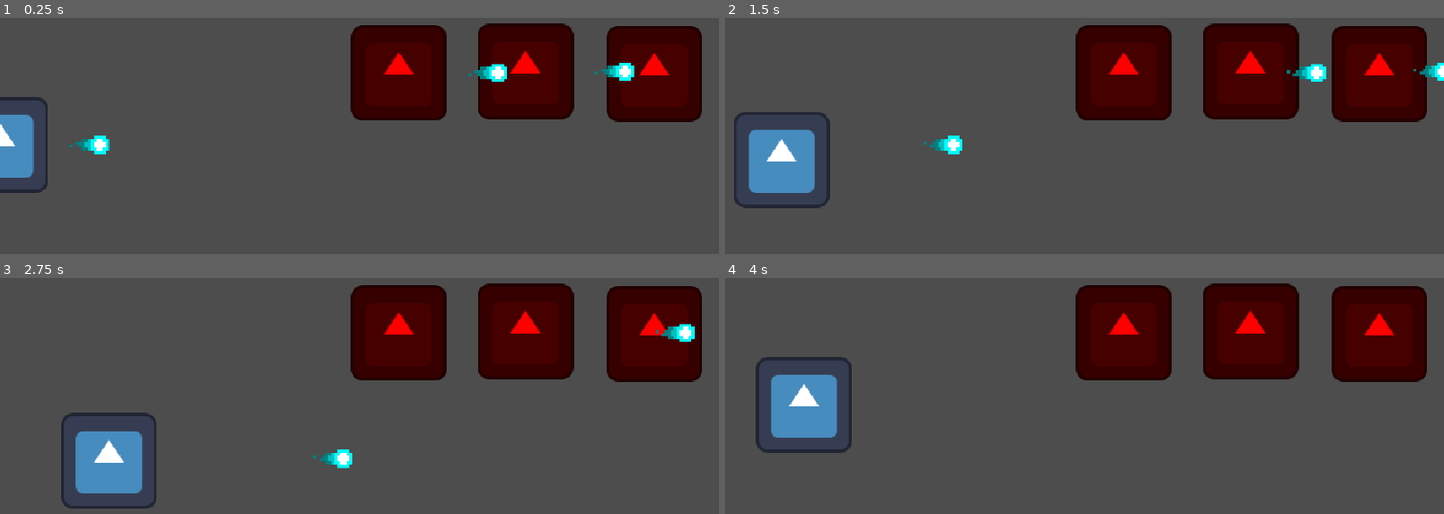
Above: before the commit, frames 1-4 (two rows, left to right).
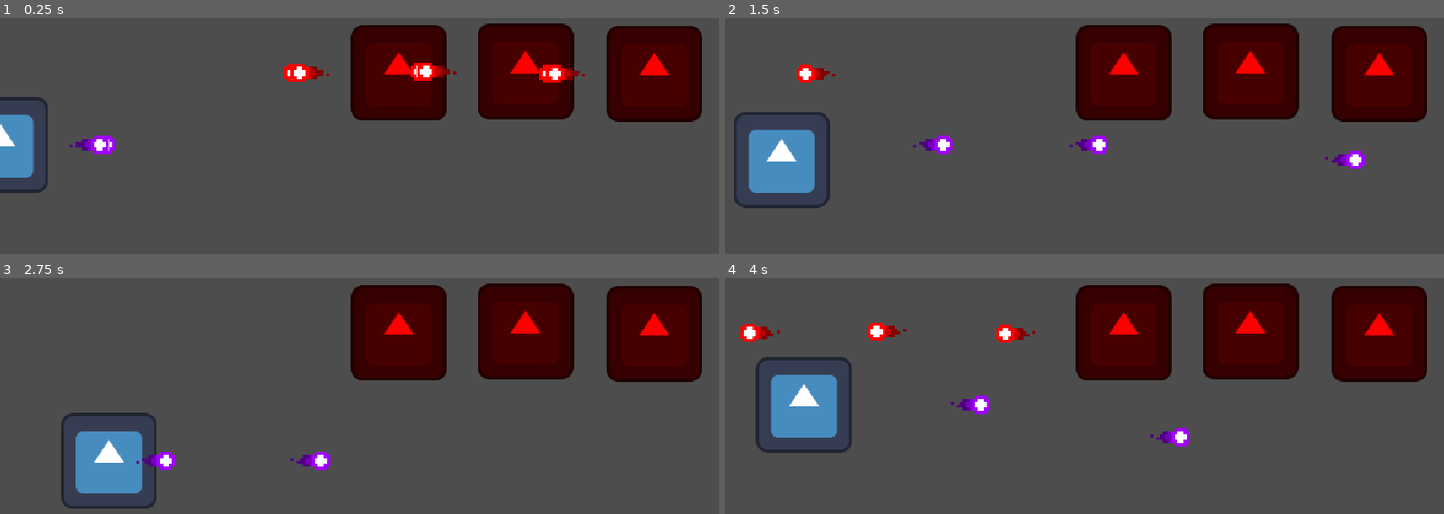
Above: after the commit, the same moments.

Repository: aomushi0710/shooting_game
Game: Godot game, scene res://stage.tscn
Two runs of this game, one before a commit and one after it. Both use one fixed random seed, a clock stepped at 60 frames per second and the inputs below. The project has no main scene, so this scene is started directly. The engine's default icon, where the game draws it, is replaced by a stand-in: a white triangle on a blue panel in a dark square.
Inputs:
- Up to frame 1 (0.25 s): no input
- Up to frame 2 (1.5 s): hold Right (move_right) 0.53-1.28 s; hold Down (move_down) from 1.28 s (still down)
- Up to frame 3 (2.75 s): release Down (move_down) at 2.03 s; hold Right (move_right) from 2.03 s (still down)
- Up to frame 4 (4 s): release Right (move_right) at 2.78 s; hold Up (move_up) 2.78-3.53 s; hold Left (move_left) from 3.53 s (still down)

The runs differ from the first frame. In frame 1, 1.8% of the frame differs, in the area x 9-89%, y 19-58%; in frame 2, 1.6%; in frame 3, 1.0%; in frame 4, 1.3%.

Commit message:
local_to_sceneによって発生していた循環参照エラーを修正

Diff:
--- a/bullet/bullet.gd
+++ b/bullet/bullet.gd
@@ -7,46 +7,31 @@
 const MOVE_SPEED_SCALE := 10
 const MAX_POINT := 100 ## 割り振り可能な合計ポイント数
 
-enum ParamID { ## パラメータの一覧とそのID
-	NONE = -1,
-	# 以下、基礎パラメータ
-	HP, ## 体力
-	DAMAGE, ## 攻撃力
-	MOVE_SPEED, ## 移動速度
-	PENETRATION, ## 貫通力
-	BULLET_SPEED, ## 弾速
-	FIRE_RATE, ## 連射力
-	LIFE_TIME, ## 持続時間
-	# 以下、固有パラメータ
-	PELLET_COUNT = 100, ## 散弾数(ショットガン専用)
-	EXPLOSION_RADIUS, ## 爆発半径(ミサイル専用)
-	HOMING_STRENGTH, ## 追尾力(ホーミング専用)
-	LASER_WIDTH, ## レーザー幅(レーザー専用)
-}
-
 var hp: int:
-	get: return get_param_value(ParamID.HP)
+	get: return get_param_value(ParamID.ID.HP)
 var damage: int:
-	get: return get_param_value(ParamID.DAMAGE)
+	get: return get_param_value(ParamID.ID.DAMAGE)
 var move_speed: int:
-	get: return get_param_value(ParamID.MOVE_SPEED)
+	get: return get_param_value(ParamID.ID.MOVE_SPEED)
 var penetration: int:
-	get: return get_param_value(ParamID.PENETRATION)
+	get: return get_param_value(ParamID.ID.PENETRATION)
 var bullet_speed: int:
-	get: return get_param_value(ParamID.BULLET_SPEED)
+	get: return get_param_value(ParamID.ID.BULLET_SPEED)
 var fire_rate: float:
-	get: return get_param_value(ParamID.FIRE_RATE)
+	get: return get_param_value(ParamID.ID.FIRE_RATE)
 var life_time: float:
-	get: return get_param_value(ParamID.LIFE_TIME)
+	get: return get_param_value(ParamID.ID.LIFE_TIME)
 
 ## 敵を貫通できる残り回数。この値が0の状態で弾が衝突すると弾が消滅する。
 var penetration_count: int
+var base_direction := Vector2.RIGHT ## 弾を発射する方向
+var is_duplicated := false ## 弾が複製されたものであるかどうかのフラグ
 
 @export var parameters: Array[BulletParameter]
 
-## [enum ParamID]を指定して、該当するパラメータが存在していればその
+## [enum ParamID.ID]を指定して、該当するパラメータが存在していればその
 ##[BulletParametr]を返し、そうでなければ[code]null[/code]を返す関数。
-func get_param(id: Bullet.ParamID) -> BulletParameter:
+func get_param(id: ParamID.ID) -> BulletParameter:
 	var param_ids := parameters.map(func(p: BulletParameter): return p.id)
 	var index := param_ids.find(id)
 
@@ -56,10 +41,10 @@
 	else:
 		return parameters[index]
 
-## [enum ParamID]を指定して、該当するパラメータが存在していればその
+## [enum ParamID.ID]を指定して、該当するパラメータが存在していればその
 ##[b][BulletParametr]の[member BulletParameter.value]を返し[/b]、
 ##[BulletParameter]が存在していなければ[code]null[/code]を返す関数。
-func get_param_value(id: Bullet.ParamID) -> Variant:
+func get_param_value(id: ParamID.ID) -> Variant:
 	var param := get_param(id)
 
 	if param == null:
@@ -114,7 +99,6 @@
 	_update_connections()
 	if not Engine.is_editor_hint():
 		penetration_count = penetration
-		get_tree().create_timer(life_time).timeout.connect(queue_free)
 
 ## 各パラメータに振り分けられるポイント数についてインスペクタ上に表示する関数
 func _get_property_list() -> Array:
--- /dev/null
+++ b/bullet/enemy/enemy_machinegun.gd
@@ -0,0 +1,10 @@
+@tool
+extends BulletMachinegun
+
+func _ready() -> void:
+	super()
+	base_direction = Vector2.LEFT
+
+## 敵の弾ノードはポイント数上限を無視するため、この関数を無効化
+func _on_param_changed(param: BulletParameter):
+	pass
--- /dev/null
+++ b/bullet/enemy/enemy_machinegun.tscn
@@ -0,0 +1,13 @@
+[gd_scene load_steps=3 format=3 uid="uid://dcf6cqourjx3i"]
+
+[ext_resource type="Script" uid="uid://dne3lbdveo3f1" path="res://bullet/enemy/enemy_machinegun.gd" id="1_874im"]
+[ext_resource type="PackedScene" uid="uid://d3sse6ayqeywm" path="res://bullet/machinegun.tscn" id="1_b2ui8"]
+
+[node name="machinegun" instance=ExtResource("1_b2ui8")]
+rotation = 3.14159
+script = ExtResource("1_874im")
+bullet_color = Color(1, 0, 0, 1)
+
+[node name="Color" parent="." index="1"]
+modulate = Color(1, 0, 0, 1)
+frame_progress = 0.815173
--- a/machinegun.gd
+++ b/bullet/machinegun.gd
@@ -19,7 +19,7 @@
 	if Engine.is_editor_hint():
 		return
 
-	velocity = Vector2.RIGHT * bullet_speed * BULLET_SPEED_SCALE
+	velocity = base_direction * bullet_speed * BULLET_SPEED_SCALE
 
 	if move_and_slide():
 		_handle_collision()
@@ -31,10 +31,10 @@
 	var collider := collision.get_collider() ## 衝突した当たり判定を持つ親ノード
 	add_collision_exception_with(collider) # 一度衝突した相手は無視する
 
-	if collider is Player:
+	if collider.get_collision_layer_value(Global.Layer.PLAYER):
 		collider.take_damage(damage, false)
 
-	elif collider is CharacterBase:
+	elif collider.get_collision_layer_value(Global.Layer.ENEMY):
 		collider.take_damage(damage)
 
 	if penetration_count == 0:
--- /dev/null
+++ b/bullet/machinegun.tscn
@@ -0,0 +1,52 @@
+[gd_scene load_steps=15 format=3 uid="uid://d3sse6ayqeywm"]
+
+[ext_resource type="Script" uid="uid://bhlhouvc2jqp1" path="res://bullet/machinegun.gd" id="1_hal3y"]
+[ext_resource type="Script" uid="uid://dgopjxmdwd2pi" path="res://bullet_parameter/bullet_parameter.gd" id="2_ssy16"]
+[ext_resource type="Resource" uid="uid://c3fybqqjmvowk" path="res://bullet_parameter/param1.tres" id="3_hal3y"]
+[ext_resource type="Resource" uid="uid://rpxkdftgglow" path="res://bullet_parameter/param2.tres" id="4_ssy16"]
+[ext_resource type="Resource" uid="uid://dl15urdmqbjr2" path="res://bullet_parameter/param3.tres" id="5_70nec"]
+[ext_resource type="Resource" uid="uid://ck6svjf2qjvrx" path="res://bullet_parameter/param4.tres" id="6_ch6cc"]
+[ext_resource type="Resource" uid="uid://b0ohxofhgcre2" path="res://bullet_parameter/param5.tres" id="7_kwvd7"]
+[ext_resource type="Resource" uid="uid://t0j6uwo6pcse" path="res://bullet_parameter/param6.tres" id="8_m4uo8"]
+[ext_resource type="Resource" uid="uid://bo2f56pqllmuw" path="res://bullet_parameter/param7.tres" id="9_lgmuo"]
+[ext_resource type="Texture2D" uid="uid://cvciffcvq2h8e" path="res://image/machinegun_color1.png" id="10_364wv"]
+[ext_resource type="Texture2D" uid="uid://5sp8vvwhawk2" path="res://image/machinegun_color2.png" id="11_sjsj3"]
+[ext_resource type="Texture2D" uid="uid://cindk2uyyumrs" path="res://image/nachinegun_base.png" id="12_2q54i"]
+
+[sub_resource type="CircleShape2D" id="CircleShape2D_qdvth"]
+radius = 29.0
+
+[sub_resource type="SpriteFrames" id="SpriteFrames_0cgdj"]
+animations = [{
+"frames": [{
+"duration": 1.0,
+"texture": ExtResource("10_364wv")
+}, {
+"duration": 1.0,
+"texture": ExtResource("11_sjsj3")
+}],
+"loop": true,
+"name": &"default",
+"speed": 5.0
+}]
+
+[node name="machinegun" type="CharacterBody2D"]
+scale = Vector2(0.5, 0.5)
+collision_layer = 8
+collision_mask = 6
+velocity = Vector2(1, 0)
+script = ExtResource("1_hal3y")
+bullet_color = Color(0, 1, 1, 1)
+parameters = Array[ExtResource("2_ssy16")]([ExtResource("3_hal3y"), ExtResource("4_ssy16"), ExtResource("5_70nec"), ExtResource("6_ch6cc"), ExtResource("7_kwvd7"), ExtResource("8_m4uo8"), ExtResource("9_lgmuo")])
+
+[node name="CollisionShape2D" type="CollisionShape2D" parent="."]
+position = Vector2(32, 0)
+shape = SubResource("CircleShape2D_qdvth")
+
+[node name="Color" type="AnimatedSprite2D" parent="."]
+modulate = Color(0, 1, 1, 1)
+sprite_frames = SubResource("SpriteFrames_0cgdj")
+frame_progress = 0.556374
+
+[node name="Base" type="Sprite2D" parent="."]
+texture = ExtResource("12_2q54i")
--- a/bullet_parameter/bullet_parameter.gd
+++ b/bullet_parameter/bullet_parameter.gd
@@ -12,7 +12,7 @@
 const PASSWORD = "doichulab"
 
 ## 内部で対応する変数を一意に識別するためのid。
-@export var id: Bullet.ParamID = Bullet.ParamID.NONE
+@export var id: ParamID.ID = ParamID.ID.NONE
 
 ## プレイヤーが編集可能な変数名。
 @export var name: String:
--- a/bullet_parameter/param2.tres
+++ b/bullet_parameter/param2.tres
@@ -10,8 +10,8 @@
 script = ExtResource("1_tqk03")
 id = 1
 name = "damage"
-value = 10.0
-min_value = null
+value = 30.0
+min_value = 0.0
 type = 2
 use_point = true
 point_per_val = 1
--- a/bullet_parameter/param3.tres
+++ b/bullet_parameter/param3.tres
@@ -11,7 +11,7 @@
 id = 2
 name = "move_speed"
 value = 10.0
-min_value = null
+min_value = 0.0
 type = 2
 use_point = true
 point_per_val = 1
--- a/bullet_parameter/param4.tres
+++ b/bullet_parameter/param4.tres
@@ -10,7 +10,7 @@
 script = ExtResource("1_0i4t2")
 id = 3
 name = "penetration"
-value = 2.0
+value = 1.0
 min_value = 0.0
 type = 2
 use_point = true
--- a/bullet_parameter/param6.tres
+++ b/bullet_parameter/param6.tres
@@ -11,7 +11,7 @@
 id = 5
 name = "fire_rate"
 value = 1.0
-min_value = null
+min_value = 0.0
 type = 3
 use_point = false
 point_per_val = 1
--- a/bullet_parameter/param7.tres
+++ b/bullet_parameter/param7.tres
@@ -11,7 +11,7 @@
 id = 6
 name = "life_time"
 value = 1.0
-min_value = null
+min_value = 0.0
 type = 3
 use_point = false
 point_per_val = 1
--- a/character_base.gd
+++ b/character_base.gd
@@ -37,16 +37,19 @@
 @export_flags_2d_physics var bullet_mask: int
 
 @export_category("Bullet")
-@export var bullet_scene = Global.MACHINEGUN ## 発射される弾のシーン
+@export var bullet: CharacterBody2D  ## 発射される弾のノード
 
-var bullet: Bullet ## シーンツリーには追加されず、プロパティの参照先となるだけの弾
 var can_shoot: bool = true ## 弾が発射可能かどうかのフラグ
 
 var hp: int = 10 ## キャラクターのHPの現在値。0になると機能を停止する。
 
 func _ready() -> void:
-	bullet = _create_bullet_instance(bullet_scene)
 	hp = bullet.hp
+
+	# 同じBullet型のインスタンスを敵味方問わず使い回せるように、
+	# 弾のレイヤーとマスクは発射したキャラクター側で指定する。
+	bullet.collision_layer = bullet_layer
+	bullet.collision_mask = bullet_mask
 
 ## 弾が発射可能になった時、[code]shoot()[/code]関数を呼び、弾を発射する関数。
 func _physics_process(delta: float) -> void:
@@ -60,34 +63,18 @@
 func _shoot() -> void:
 	can_shoot = false
 
-	var instance := _create_bullet_instance(bullet_scene)
-	if instance == null:
+	if bullet == null:
 		return
 
-	# 同じBullet型のインスタンスを敵味方問わず使い回せるように、
-	# 弾のレイヤーとマスクは発射したキャラクター側で指定する。
-	instance.collision_layer = bullet_layer
-	instance.collision_mask = bullet_mask
-	instance.global_position = global_position
-	get_parent().add_child(instance)
-	await get_tree().create_timer(instance.fire_rate).timeout
+	var shot := bullet.duplicate() ## 複製されて実際に発射する弾のノード
+	var tween := shot.create_tween() ## 弾の生存時間を過ぎると削除する[Tween]
+	tween.tween_interval(shot.life_time)
+	tween.tween_callback(shot.queue_free)
+	shot.global_position = global_position
+	get_parent().add_child(shot)
+
+	await get_tree().create_timer(shot.fire_rate).timeout
 	can_shoot = true
-
-## [member CharacterBase.bullet_scene]が存在しなかった場合や、
-##Bullet型でなかった場合は[code]null[/code]を返し、
-##そうでなければ複製された[Bullet]を返す関数。
-func _create_bullet_instance(scene: PackedScene) -> Bullet:
-	if scene == null:
-		printerr("bullet_sceneが未設定です。")
-		return null
-
-	var instance := scene.instantiate()
-	if not instance is Bullet:
-		printerr("引数に設定されているシーンがBulletクラスではありません。")
-		instance.queue_free()
-		return null
-
-	return instance as Bullet
 
 ## ダメージを受けた時に呼ばれる関数。[br]
 ## [param amount]:受けたダメージ数。[br]
--- a/enemy.gd
+++ b/enemy.gd
@@ -3,4 +3,4 @@
 class_name Enemy
 
 func _ready() -> void:
-	hp = 100
+	super()
--- a/enemy.tscn
+++ b/enemy.tscn
@@ -1,18 +1,126 @@
-[gd_scene load_steps=4 format=3 uid="uid://byhlge6g4u1yx"]
+[gd_scene load_steps=13 format=3 uid="uid://byhlge6g4u1yx"]
 
 [ext_resource type="Script" uid="uid://d2l8tntv3s3gp" path="res://enemy.gd" id="1_4gyqm"]
 [ext_resource type="Texture2D" uid="uid://h6mqo4ognvvq" path="res://icon.svg" id="1_7k104"]
+[ext_resource type="PackedScene" uid="uid://dcf6cqourjx3i" path="res://bullet/enemy/enemy_machinegun.tscn" id="2_qi2p4"]
+[ext_resource type="Script" uid="uid://dgopjxmdwd2pi" path="res://bullet_parameter/bullet_parameter.gd" id="4_iifgy"]
 
 [sub_resource type="RectangleShape2D" id="RectangleShape2D_4gyqm"]
 size = Vector2(128, 128)
 
-[node name="Enemy" type="CharacterBody2D"]
+[sub_resource type="Resource" id="Resource_yxs7v"]
+Resource = null
+resource_path = "res://enemy.tscn::Resource_yxs7v"
+resource_name = "hp"
+resource_scene_unique_id = "Resource_yxs7v"
+script = ExtResource("4_iifgy")
+id = 0
+name = "hp"
+value = 100.0
+min_value = 0.0
+type = 2
+use_point = true
+point_per_val = 1
+metadata/_custom_type_script = "uid://dgopjxmdwd2pi"
+
+[sub_resource type="Resource" id="Resource_b2ui8"]
+Resource = null
+resource_path = "res://enemy.tscn::Resource_b2ui8"
+resource_name = "damage"
+resource_scene_unique_id = "Resource_b2ui8"
+script = ExtResource("4_iifgy")
+id = 1
+name = "damage"
+value = 10.0
+min_value = 0.0
+type = 2
+use_point = true
+point_per_val = 1
+metadata/_custom_type_script = "uid://dgopjxmdwd2pi"
+
+[sub_resource type="Resource" id="Resource_5imay"]
+Resource = null
+resource_path = "res://enemy.tscn::Resource_5imay"
+resource_name = "move_speed"
+resource_scene_unique_id = "Resource_5imay"
+script = ExtResource("4_iifgy")
+id = 2
+name = "move_speed"
+value = 10.0
+min_value = 0.0
+type = 2
+use_point = true
+point_per_val = 1
+metadata/_custom_type_script = "uid://dgopjxmdwd2pi"
+
+[sub_resource type="Resource" id="Resource_5xrss"]
+Resource = null
+resource_path = "res://enemy.tscn::Resource_5xrss"
+resource_name = "penetration"
+resource_scene_unique_id = "Resource_5xrss"
+script = ExtResource("4_iifgy")
+id = 3
+name = "penetration"
+value = 0.0
+min_value = 0.0
+type = 2
+use_point = true
+point_per_val = 10
+metadata/_custom_type_script = "uid://dgopjxmdwd2pi"
+
+[sub_resource type="Resource" id="Resource_5qqlh"]
+Resource = null
+resource_path = "res://enemy.tscn::Resource_5qqlh"
+resource_name = "bullet_speed"
+resource_scene_unique_id = "Resource_5qqlh"
+script = ExtResource("4_iifgy")
+id = 4
+name = "bullet_speed"
+value = 50.0
+min_value = 0.0
+type = 2
+use_point = true
+point_per_val = 1
+metadata/_custom_type_script = "uid://dgopjxmdwd2pi"
+
+[sub_resource type="Resource" id="Resource_gvupl"]
+Resource = null
+resource_path = "res://enemy.tscn::Resource_gvupl"
+resource_name = "fire_rate"
+resource_scene_unique_id = "Resource_gvupl"
+script = ExtResource("4_iifgy")
+id = 5
+name = "fire_rate"
+value = 3.0
+min_value = 0.0
+type = 3
+use_point = false
+point_per_val = 1
+metadata/_custom_type_script = "uid://dgopjxmdwd2pi"
+
+[sub_resource type="Resource" id="Resource_ehvju"]
+Resource = null
+resource_path = "res://enemy.tscn::Resource_ehvju"
+resource_name = "life_time"
+resource_scene_unique_id = "Resource_ehvju"
+script = ExtResource("4_iifgy")
+id = 6
+name = "life_time"
+value = 1.0
+min_value = 0.0
+type = 3
+use_point = false
+point_per_val = 1
+metadata/_custom_type_script = "uid://dgopjxmdwd2pi"
+
+[node name="Enemy" type="CharacterBody2D" node_paths=PackedStringArray("bullet")]
 collision_layer = 2
 collision_mask = 13
 script = ExtResource("1_4gyqm")
 character_type = 2
 bullet_layer = 16
 bullet_mask = 5
+bullet = NodePath("machinegun")
 
 [node name="CollisionShape2D" type="CollisionShape2D" parent="."]
 shape = SubResource("RectangleShape2D_4gyqm")
@@ -20,3 +128,8 @@
 [node name="Sprite2D" type="Sprite2D" parent="."]
 self_modulate = Color(1, 0, 0, 1)
 texture = ExtResource("1_7k104")
+
+[node name="machinegun" parent="." instance=ExtResource("2_qi2p4")]
+collision_layer = 16
+collision_mask = 5
+parameters = Array[ExtResource("4_iifgy")]([SubResource("Resource_yxs7v"), SubResource("Resource_b2ui8"), SubResource("Resource_5imay"), SubResource("Resource_5xrss"), SubResource("Resource_5qqlh"), SubResource("Resource_gvupl"), SubResource("Resource_ehvju")])
--- a/global.gd
+++ b/global.gd
@@ -1,5 +1,11 @@
 extends Node
 
-const MACHINEGUN = preload("res://machinegun.tscn")
+const DAMAGE_LABEL = preload("res://damage_label.tscn")
 
-const DAMAGE_LABEL = preload("res://damage_label.tscn")
+enum Layer { ## プロジェクトに設定している物理レイヤーの名前に対応する番号
+	PLAYER = 1,
+	ENEMY,
+	TERRAIN,
+	PLAYER_BULLET,
+	ENEMY_BULLET,
+}
--- a/machinegun.tscn
+++ /dev/null
@@ -1,52 +0,0 @@
-[gd_scene load_steps=15 format=3 uid="uid://d3sse6ayqeywm"]
-
-[ext_resource type="Script" uid="uid://bhlhouvc2jqp1" path="res://machinegun.gd" id="1_64mnv"]
-[ext_resource type="Texture2D" uid="uid://cvciffcvq2h8e" path="res://image/machinegun_color1.png" id="1_ctj8m"]
-[ext_resource type="Texture2D" uid="uid://5sp8vvwhawk2" path="res://image/machinegun_color2.png" id="2_64mnv"]
-[ext_resource type="Script" uid="uid://dgopjxmdwd2pi" path="res://bullet_parameter/bullet_parameter.gd" id="2_bgqjf"]
-[ext_resource type="Texture2D" uid="uid://cindk2uyyumrs" path="res://image/nachinegun_base.png" id="3_bgqjf"]
-[ext_resource type="Resource" uid="uid://c3fybqqjmvowk" path="res://bullet_parameter/param1.tres" id="3_qdvth"]
-[ext_resource type="Resource" uid="uid://rpxkdftgglow" path="res://bullet_parameter/param2.tres" id="4_ahn2f"]
-[ext_resource type="Resource" uid="uid://dl15urdmqbjr2" path="res://bullet_parameter/param3.tres" id="5_j4fgo"]
-[ext_resource type="Resource" uid="uid://ck6svjf2qjvrx" path="res://bullet_parameter/param4.tres" id="6_msd5h"]
-[ext_resource type="Resource" uid="uid://b0ohxofhgcre2" path="res://bullet_parameter/param5.tres" id="7_gqhyc"]
-[ext_resource type="Resource" uid="uid://t0j6uwo6pcse" path="res://bullet_parameter/param6.tres" id="8_x51fq"]
-[ext_resource type="Resource" uid="uid://bo2f56pqllmuw" path="res://bullet_parameter/param7.tres" id="9_hfhwx"]
-
-[sub_resource type="CircleShape2D" id="CircleShape2D_qdvth"]
-radius = 29.0
-
-[sub_resource type="SpriteFrames" id="SpriteFrames_0cgdj"]
-animations = [{
-"frames": [{
-"duration": 1.0,
-"texture": ExtResource("1_ctj8m")
-}, {
-"duration": 1.0,
-"texture": ExtResource("2_64mnv")
-}],
-"loop": true,
-"name": &"default",
-"speed": 5.0
-}]
-
-[node name="machinegun" type="CharacterBody2D"]
-scale = Vector2(0.5, 0.5)
-collision_layer = 8
-collision_mask = 6
-velocity = Vector2(1, 0)
-script = ExtResource("1_64mnv")
-bullet_color = Color(0, 1, 1, 1)
-parameters = Array[ExtResource("2_bgqjf")]([ExtResource("3_qdvth"), ExtResource("4_ahn2f"), ExtResource("5_j4fgo"), ExtResource("6_msd5h"), ExtResource("7_gqhyc"), ExtResource("8_x51fq"), ExtResource("9_hfhwx")])
-
-[node name="CollisionShape2D" type="CollisionShape2D" parent="."]
-position = Vector2(32, 0)
-shape = SubResource("CircleShape2D_qdvth")
-
-[node name="Color" type="AnimatedSprite2D" parent="."]
-modulate = Color(0, 1, 1, 1)
-sprite_frames = SubResource("SpriteFrames_0cgdj")
-frame_progress = 0.389225
-
-[node name="Base" type="Sprite2D" parent="."]
-texture = ExtResource("3_bgqjf")
--- /dev/null
+++ b/param_id.gd
@@ -0,0 +1,19 @@
+extends RefCounted
+class_name ParamID
+
+enum ID { ## パラメータの一覧とそのID
+	NONE = -1,
+	# 以下、基礎パラメータ
+	HP, ## 体力
+	DAMAGE, ## 攻撃力
+	MOVE_SPEED, ## 移動速度
+	PENETRATION, ## 貫通力
+	BULLET_SPEED, ## 弾速
+	FIRE_RATE, ## 連射力
+	LIFE_TIME, ## 持続時間
+	# 以下、固有パラメータ
+	PELLET_COUNT = 100, ## 散弾数(ショットガン専用)
+	EXPLOSION_RADIUS, ## 爆発半径(ミサイル専用)
+	HOMING_STRENGTH, ## 追尾力(ホーミング専用)
+	LASER_WIDTH, ## レーザー幅(レーザー専用)
+}
--- a/player.tscn
+++ b/player.tscn
@@ -1,20 +1,138 @@
-[gd_scene load_steps=4 format=3 uid="uid://cytrdovuf5srs"]
+[gd_scene load_steps=13 format=3 uid="uid://cytrdovuf5srs"]
 
 [ext_resource type="Script" uid="uid://bi8vma3rww7fu" path="res://player.gd" id="1_onrkg"]
+[ext_resource type="PackedScene" uid="uid://d3sse6ayqeywm" path="res://bullet/machinegun.tscn" id="2_hqtel"]
 [ext_resource type="Texture2D" uid="uid://h6mqo4ognvvq" path="res://icon.svg" id="2_i3pqv"]
+[ext_resource type="Script" uid="uid://dgopjxmdwd2pi" path="res://bullet_parameter/bullet_parameter.gd" id="4_sweqy"]
 
 [sub_resource type="RectangleShape2D" id="RectangleShape2D_hqtel"]
 size = Vector2(128, 128)
 
-[node name="Player" type="CharacterBody2D"]
+[sub_resource type="Resource" id="Resource_s3n37"]
+Resource = null
+resource_path = "res://player.tscn::Resource_s3n37"
+resource_name = "hp"
+resource_scene_unique_id = "Resource_s3n37"
+script = ExtResource("4_sweqy")
+id = 0
+name = "hp"
+value = 1.0
+min_value = 0.0
+type = 2
+use_point = true
+point_per_val = 1
+metadata/_custom_type_script = "uid://dgopjxmdwd2pi"
+
+[sub_resource type="Resource" id="Resource_mkk5b"]
+Resource = null
+resource_path = "res://player.tscn::Resource_mkk5b"
+resource_name = "damage"
+resource_scene_unique_id = "Resource_mkk5b"
+script = ExtResource("4_sweqy")
+id = 1
+name = "damage"
+value = 19.0
+min_value = 0.0
+type = 2
+use_point = true
+point_per_val = 1
+metadata/_custom_type_script = "uid://dgopjxmdwd2pi"
+
+[sub_resource type="Resource" id="Resource_xkox8"]
+Resource = null
+resource_path = "res://player.tscn::Resource_xkox8"
+resource_name = "move_speed"
+resource_scene_unique_id = "Resource_xkox8"
+script = ExtResource("4_sweqy")
+id = 2
+name = "move_speed"
+value = 10.0
+min_value = 0.0
+type = 2
+use_point = true
+point_per_val = 1
+metadata/_custom_type_script = "uid://dgopjxmdwd2pi"
+
+[sub_resource type="Resource" id="Resource_rd3i4"]
+Resource = null
+resource_path = "res://player.tscn::Resource_rd3i4"
+resource_name = "penetration"
+resource_scene_unique_id = "Resource_rd3i4"
+script = ExtResource("4_sweqy")
+id = 3
+name = "penetration"
+value = 2.0
+min_value = 0.0
+type = 2
+use_point = true
+point_per_val = 10
+metadata/_custom_type_script = "uid://dgopjxmdwd2pi"
+
+[sub_resource type="Resource" id="Resource_eycpt"]
+Resource = null
+resource_path = "res://player.tscn::Resource_eycpt"
+resource_name = "bullet_speed"
+resource_scene_unique_id = "Resource_eycpt"
+script = ExtResource("4_sweqy")
+id = 4
+name = "bullet_speed"
+value = 50.0
+min_value = 0.0
+type = 2
+use_point = true
+point_per_val = 1
+metadata/_custom_type_script = "uid://dgopjxmdwd2pi"
+
+[sub_resource type="Resource" id="Resource_b2nkv"]
+Resource = null
+resource_path = "res://player.tscn::Resource_b2nkv"
+resource_name = "fire_rate"
+resource_scene_unique_id = "Resource_b2nkv"
+script = ExtResource("4_sweqy")
+id = 5
+name = "fire_rate"
+value = 0.5
+min_value = 0.0
+type = 3
+use_point = false
+point_per_val = 1
+metadata/_custom_type_script = "uid://dgopjxmdwd2pi"
+
+[sub_resource type="Resource" id="Resource_4u8xj"]
+Resource = null
+resource_path = "res://player.tscn::Resource_4u8xj"
+resource_name = "life_time"
+resource_scene_unique_id = "Resource_4u8xj"
+script = ExtResource("4_sweqy")
+id = 6
+name = "life_time"
+value = 1.0
+min_value = 0.0
+type = 3
+use_point = false
+point_per_val = 1
+metadata/_custom_type_script = "uid://dgopjxmdwd2pi"
+
+[node name="Player" type="CharacterBody2D" node_paths=PackedStringArray("bullet")]
 collision_mask = 23
 script = ExtResource("1_onrkg")
 character_type = 1
 bullet_layer = 8
 bullet_mask = 6
+bullet = NodePath("machinegun")
 
 [node name="CollisionShape2D" type="CollisionShape2D" parent="."]
 shape = SubResource("RectangleShape2D_hqtel")
 
 [node name="Sprite2D" type="Sprite2D" parent="."]
 texture = ExtResource("2_i3pqv")
+
+[node name="machinegun" parent="." instance=ExtResource("2_hqtel")]
+bullet_color = Color(0.627451, 0, 1, 1)
+parameters = Array[ExtResource("4_sweqy")]([SubResource("Resource_s3n37"), SubResource("Resource_mkk5b"), SubResource("Resource_xkox8"), SubResource("Resource_rd3i4"), SubResource("Resource_eycpt"), SubResource("Resource_b2nkv"), SubResource("Resource_4u8xj")])
+
+[node name="Color" parent="machinegun" index="1"]
+modulate = Color(0.627451, 0, 1, 1)
+frame_progress = 0.557678
+
+[editable path="machinegun"]
Not shown, added: bullet/enemy/enemy_machinegun.gd.uid
Renamed: machinegun.gd.uid -> bullet/machinegun.gd.uid
Not shown, added: param_id.gd.uid
